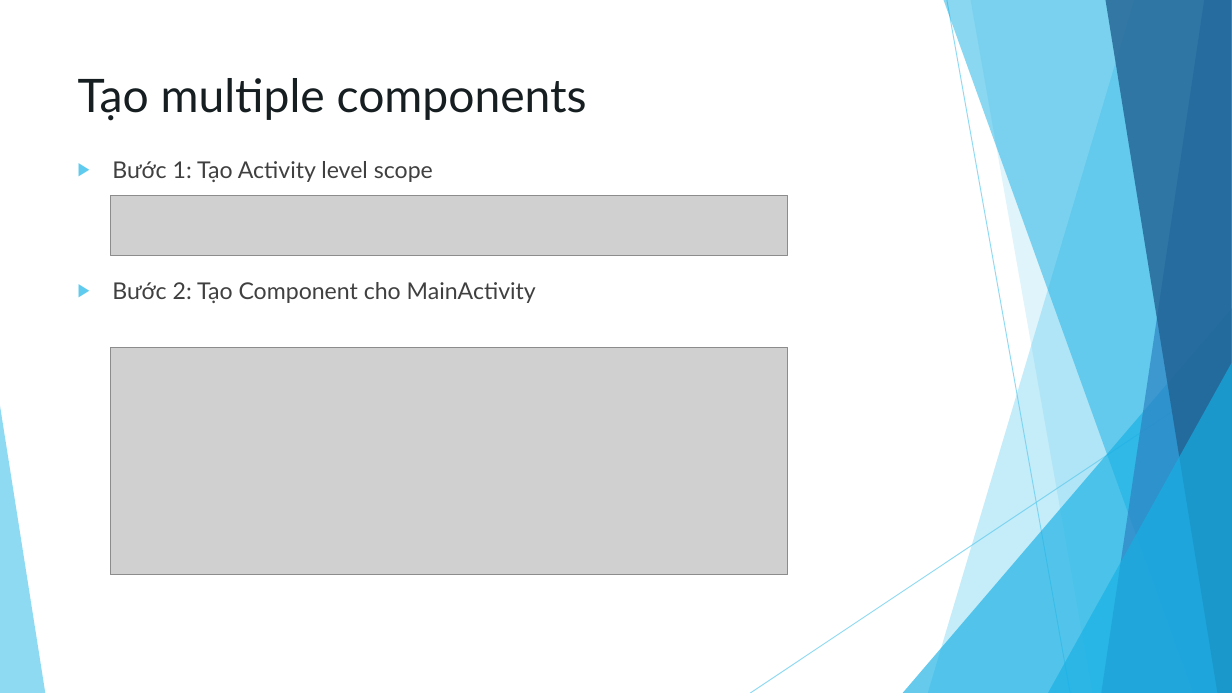
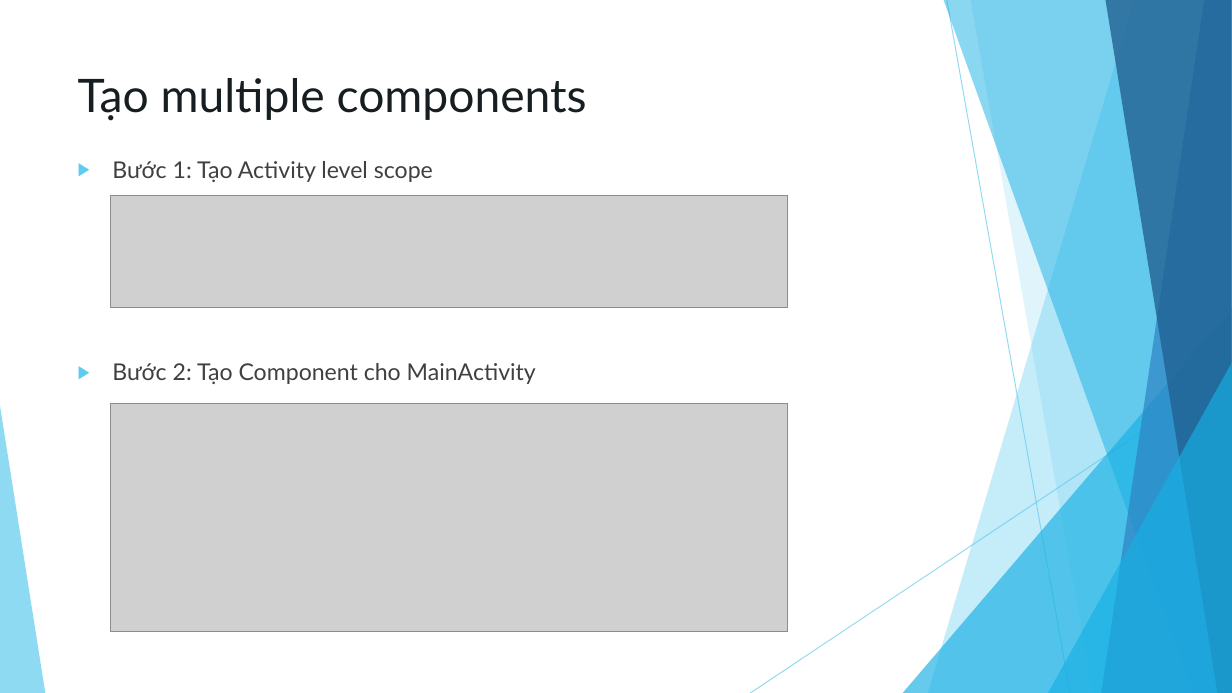
Before and after one commit to NguyenThanhCong1510331/Dagger2, a slide deck: slide 30 of Dagger2-Report.pptx. Drawn at 1232x693 pixels with LibreOffice and Linux fonts; fonts in the diff are those of the drawing; grey boxes stand for pictures. Boxes give left, top, right and bottom in pixels: in the first picture for what was removed or moved away, otherwise in the second. Text is boxed around its words. In the diff, an @@ line names an element or a change of style, - is before the commit and + after.

```diff
--- a/Dagger2-Report.pptx
+++ b/Dagger2-Report.pptx
@@ text "Bước 1: Tạo Activity level ..." rewrapped from bbox=[112, 161, 536, 303] to bbox=[112, 161, 536, 384] @@
@@ picture: place and size @@
-picture at bbox=[110, 195, 787, 256]
+picture at bbox=[110, 195, 787, 307]
@@ picture: place and size @@
-picture at bbox=[110, 348, 787, 575]
+picture at bbox=[110, 404, 787, 631]
```
Also in this commit, not shown: 22 other slides changed, 6 slides added, 5 slides removed.
